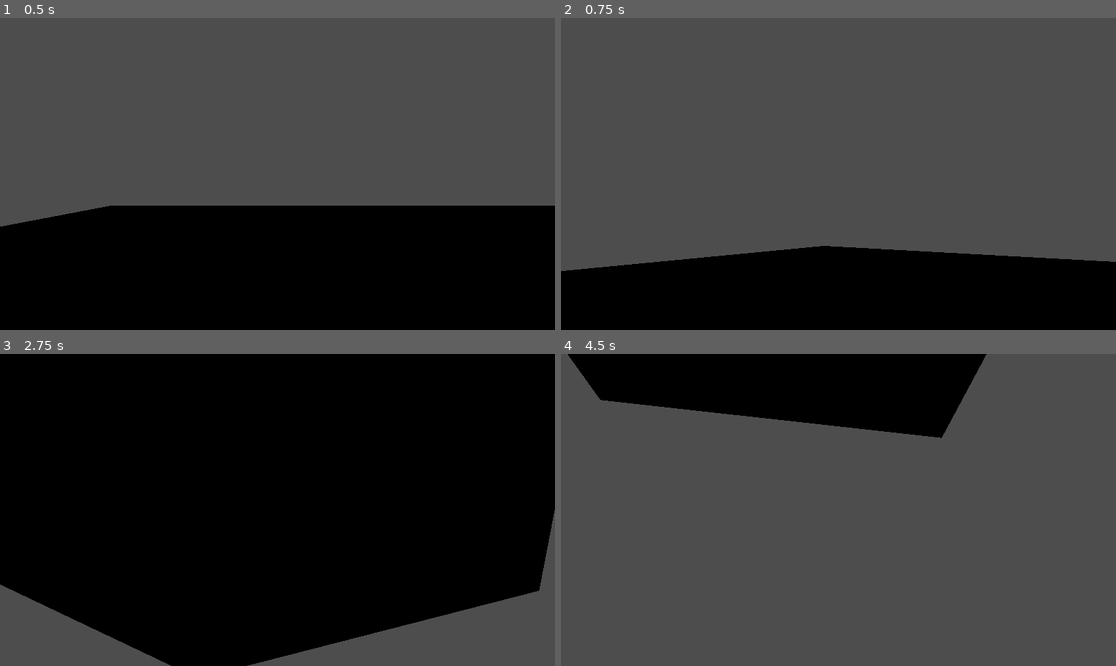
Above: before the commit, frames 1-4 (two rows, left to right).
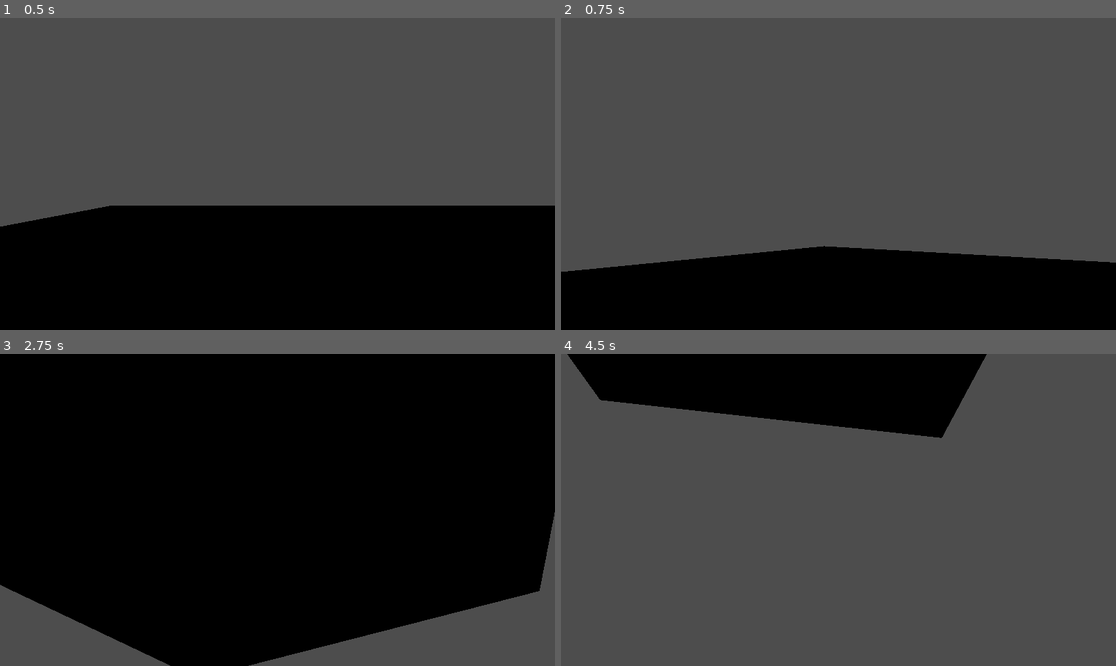
Above: after the commit, the same moments.

Repository: CMillsWork/Gunbot
Game: Godot game, scene res://world.tscn
The game is run twice, just before and just after one commit, with the same random seed, the same clock (stepped at 60 frames per second) and the same inputs.
Inputs (mouse positions are in pixels of both pictures, inside the frame that each line leads up to):
- Up to frame 1 (0.5 s): no input
- Up to frame 2 (0.75 s): tap Enter (ui_accept) at 0.5 s; move the mouse to (866, 174) at 0.52 s; hold W (walk_forward) from 0.53 s (still down); click (866, 174) at 0.67 s
- Up to frame 3 (2.75 s): keep holding W (walk_forward); tap Enter (ui_accept) at 0.77, 1.52, 2 s; move the mouse to (249, 510) at 1.27 s; move the mouse to (288, 503) at 2.02 s
- Up to frame 4 (4.5 s): keep holding W (walk_forward); move the mouse to (832, 516) at 2.77 s; click (832, 516) at 2.92 s; tap Enter (ui_accept) at 3.02, 3.5, 3.77, 4.25 s; move the mouse to (877, 513) at 3.52 s; move the mouse to (794, 506) at 4.27 s

Frame 1 is identical in both runs. In frame 2, 0.2% of the frame differs, in the area x 0-100%, y 73-82%; in frame 3, 0.1%; in frame 4, less than 0.1%.
Error before the commit: Invalid call to function 'action' in base 'Node (run.gd)'. Expected 0 arguments. (res://player_controller.gd:22)

Commit message:
Wokred on getting player to move

Diff:
--- a/run.gd
+++ b/run.gd
@@ -1,5 +1,6 @@
 extends Node
 
+var wish_dir : Vector3 = Vector3.ZERO
 
 # Called when the node enters the scene tree for the first time.
 func _ready():
@@ -10,5 +11,6 @@
 func _process(delta):
 	pass
 
-func action():
-	get_parent().velocity()
+func action(vector : Vector3) -> void:
+	var input_dir = vector.normalized()
+	wish_dir = get_parent().get_parent().global_transform.basis * Vector3(-input_dir.x, 0.0, -input_dir.y)
